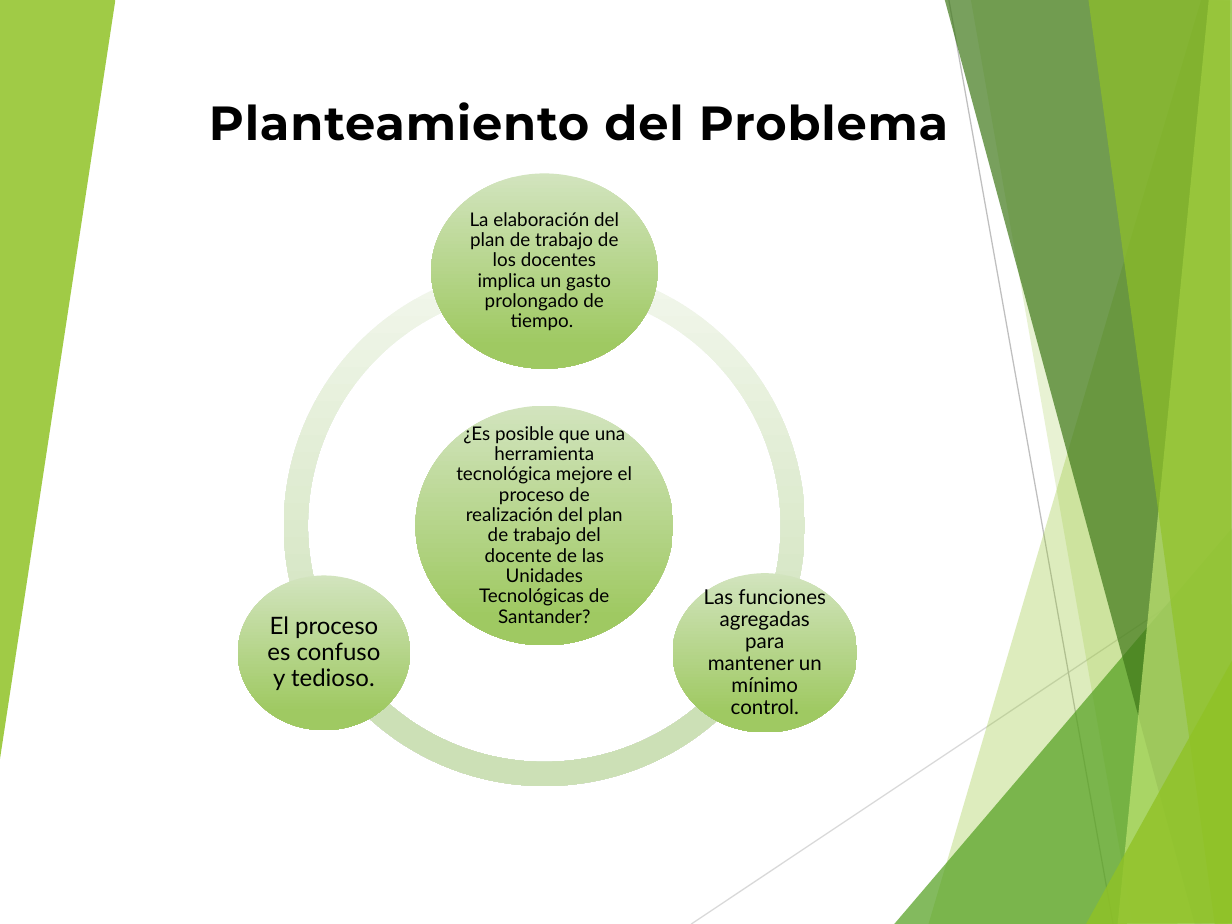
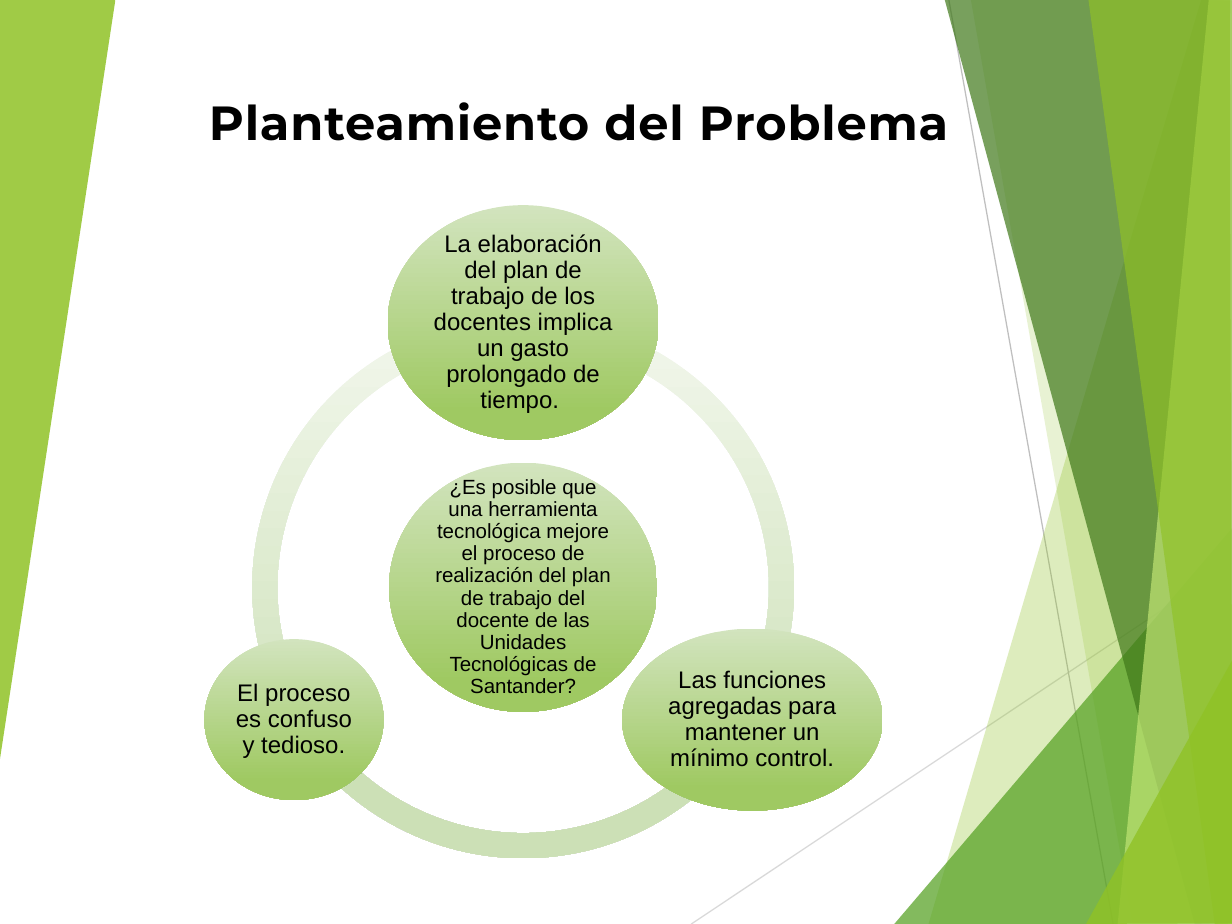
Before and after one commit to andy645jh/ProyectoGrado, a slide deck: slide 2 of extras/docs/rdc_presentacion.pptx. Drawn at 1232x924 pixels with LibreOffice and Linux fonts; fonts in the diff are those of the drawing. Boxes give left, top, right and bottom in pixels: in the first picture for what was removed or moved away, otherwise in the second. Text is boxed around its words. In the diff, an @@ line names an element or a change of style, - is before the commit and + after.

```diff
--- a/extras/docs/rdc_presentacion.pptx
+++ b/extras/docs/rdc_presentacion.pptx
@@ ellipse: place and size @@
-ellipse at [431, 174, 658, 368]
+ellipse at [388, 206, 659, 441]
@@ text "La elaboración del plan de ...": place and size @@
-text "La elaboración del plan de ..." at [470, 212, 619, 331]
+text "La elaboración del plan de ..." at [434, 234, 613, 413]
@@ text "La elaboración del plan de ..." at [434, 234, 613, 413]: size 11 to 14 pt, font Lato to Arial; more space between paragraphs @@
@@ arch (boxed as its full ring): place and size @@
-arch (boxed as its full ring) at [283, 265, 804, 786]
+arch (boxed as its full ring) at [253, 317, 795, 859]
@@ arch (boxed as its full ring): place and size @@
-arch (boxed as its full ring) at [283, 265, 804, 786]
+arch (boxed as its full ring) at [253, 317, 795, 859]
@@ arch (boxed as its full ring): place and size @@
-arch (boxed as its full ring) at [283, 265, 804, 786]
+arch (boxed as its full ring) at [253, 317, 795, 859]
@@ ellipse: place and size @@
-ellipse at [415, 405, 673, 646]
+ellipse at [389, 463, 658, 712]
@@ text "¿Es posible que una herramienta ...": place and size @@
-text "¿Es posible que una herramienta ..." at [456, 426, 632, 623]
+text "¿Es posible que una herramienta ..." at [435, 478, 611, 693]
@@ text "¿Es posible que una herramienta ..." at [435, 478, 611, 693]: size 11 to 12 pt, font Lato to Arial @@
@@ ellipse: place and size @@
-ellipse at [673, 573, 857, 732]
+ellipse at [622, 628, 882, 811]
@@ ellipse: place and size @@
-ellipse at [238, 575, 410, 731]
+ellipse at [205, 639, 383, 801]
@@ text "Las funciones agregadas para mantener ...": place and size @@
-text "Las funciones agregadas para mantener ..." at [704, 586, 826, 714]
+text "Las funciones agregadas para mantener ..." at [668, 670, 836, 767]
@@ text "Las funciones agregadas para mantener ..." at [668, 670, 836, 767]: size 12 to 14 pt, font Lato to Arial @@
@@ text "El proceso es confuso y ...": place and size @@
-text "El proceso es confuso y ..." at [267, 616, 381, 690]
+text "El proceso es confuso y ..." at [236, 683, 352, 758]
@@ text "El proceso es confuso y ..." at [236, 683, 352, 758]: font Lato to Arial @@
```
Also in this commit, not shown: 1 other slide changed.
